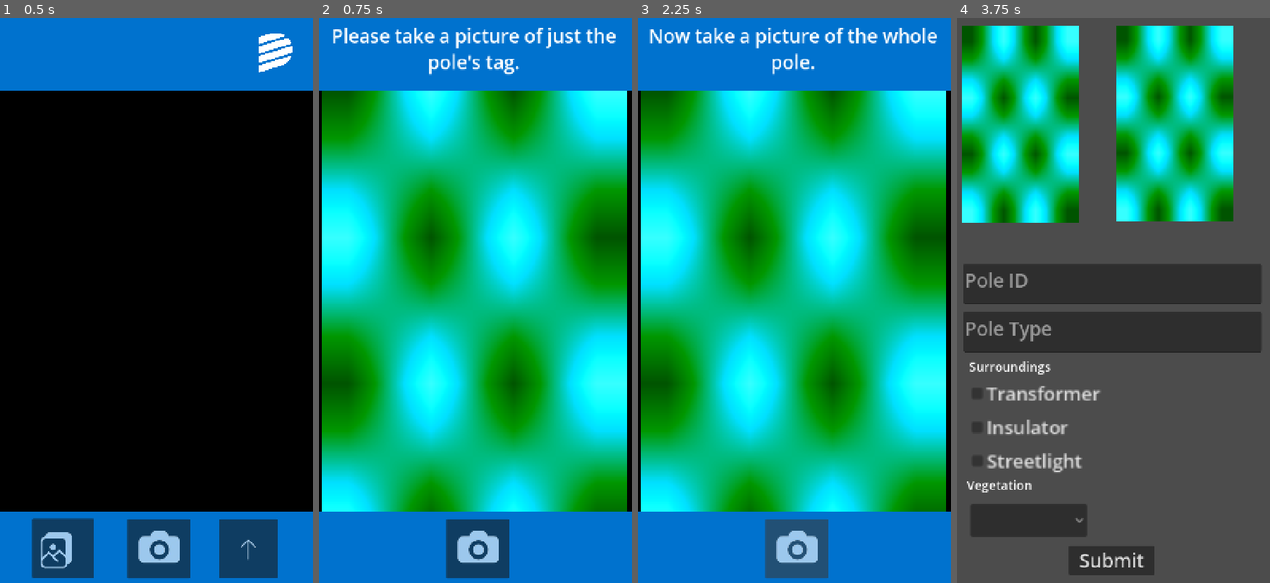
Above: before the commit, frames 1-4 (left to right).
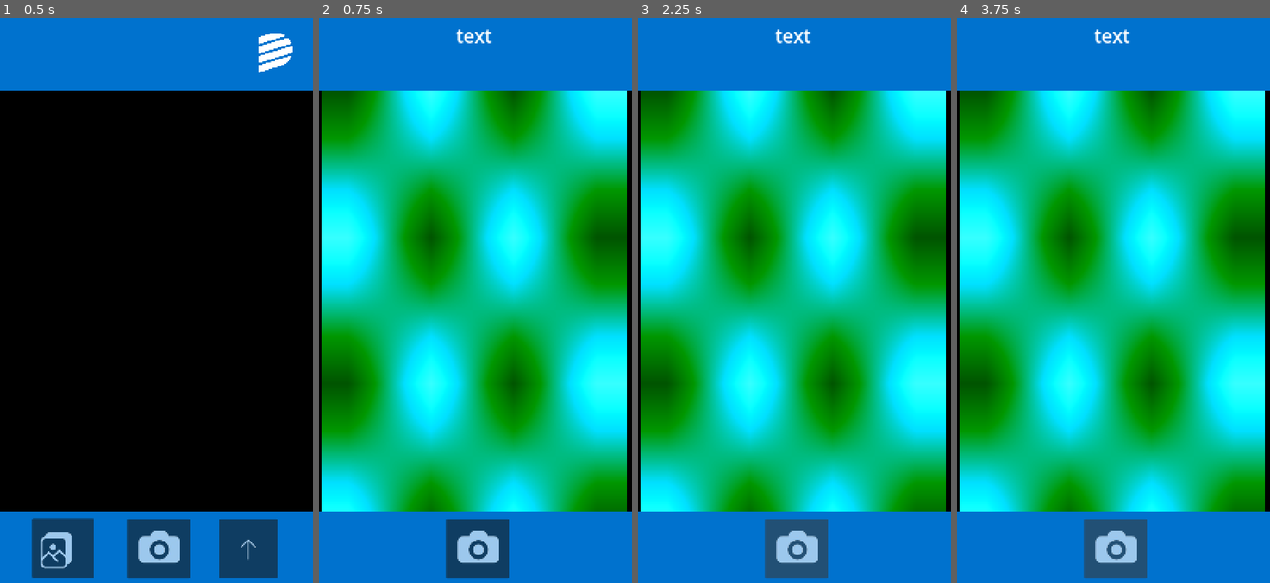
Above: after the commit, the same moments.

Repository: Marcuss2106/gridstorm-polepad-ai
Game: Godot game, scene res://screens/main.tscn
Same seed, same stepped clock (60 frames per second), same inputs: the game is played once before the commit and once after it. The engine's default icon, where the game draws it, is replaced by a stand-in: a white triangle on a blue panel in a dark square.
Inputs (mouse positions are in pixels of both pictures, inside the frame that each line leads up to):
- Up to frame 1 (0.5 s): no input
- Up to frame 2 (0.75 s): click (478, 549) at 0.5 s
- Up to frame 3 (2.25 s): click (700, 549) at 1.25 s; click (797, 549) at 2.02 s
- Up to frame 4 (3.75 s): click (1019, 549) at 2.75 s; click (1116, 549) at 3.52 s

Frame 1 is identical in both runs. In frame 2, 1.5% of the frame differs, in the area x 4-95%, y 1-11%; in frame 3, 1.4%; in frame 4, 97%, in the area x 0-100%, y 0-100%.
Error after the commit: Parse Error: Assigned value for constant "ANALYZE_URL" isn't a constant expression. (res://scripts/camera_ui.gd:6)

Commit message:
vibed boiler

Diff:
--- a/src/screens/form.tscn
+++ b/src/screens/form.tscn
@@ -97,13 +97,15 @@
 offset_right = 183.5
 offset_bottom = 1281.0
 scale = Vector2(2, 2)
-item_count = 3
+item_count = 4
 popup/item_0/text = "None"
 popup/item_0/id = 0
 popup/item_1/text = "Low"
 popup/item_1/id = 1
-popup/item_2/text = "High"
+popup/item_2/text = "Medium"
 popup/item_2/id = 2
+popup/item_3/text = "High"
+popup/item_3/id = 3
 
 [node name="RichTextLabel" type="RichTextLabel" parent="." unique_id=1392478215]
 layout_mode = 0
--- /dev/null
+++ b/src/screens/results.tscn
@@ -0,0 +1,115 @@
+[gd_scene format=3 uid="uid://results_scene_001"]
+
+[ext_resource type="Script" path="res://scripts/results.gd" id="1_results"]
+
+[node name="Results" type="Control" node_paths=PackedStringArray("annotated_image_rect", "pole_id_label", "pole_type_label", "components_label", "encroachment_label", "severity_label")]
+layout_mode = 3
+anchors_preset = 15
+anchor_right = 1.0
+anchor_bottom = 1.0
+grow_horizontal = 2
+grow_vertical = 2
+script = ExtResource("1_results")
+annotated_image_rect = NodePath("AnnotatedImage")
+pole_id_label = NodePath("InfoPanel/PoleIdLabel")
+pole_type_label = NodePath("InfoPanel/PoleTypeLabel")
+components_label = NodePath("InfoPanel/ComponentsLabel")
+encroachment_label = NodePath("InfoPanel/EncroachmentLabel")
+severity_label = NodePath("InfoPanel/SeverityLabel")
+
+[node name="BgRect" type="ColorRect" parent="."]
+layout_mode = 0
+offset_right = 840.0
+offset_bottom = 1456.0
+color = Color(0.15, 0.15, 0.15, 1)
+
+[node name="HeaderBar" type="ColorRect" parent="."]
+layout_mode = 0
+offset_right = 800.0
+offset_bottom = 90.0
+color = Color(0, 0.44705883, 0.80784315, 1)
+
+[node name="HeaderLabel" type="RichTextLabel" parent="."]
+layout_mode = 0
+offset_left = 16.0
+offset_top = 8.0
+offset_right = 784.0
+offset_bottom = 84.0
+theme_override_font_sizes/normal_font_size = 40
+bbcode_enabled = true
+text = "[center][b]AI Analysis Results[/b][/center]"
+
+[node name="AnnotatedImage" type="TextureRect" parent="."]
+layout_mode = 0
+offset_left = 8.0
+offset_top = 100.0
+offset_right = 792.0
+offset_bottom = 680.0
+expand_mode = 1
+stretch_mode = 5
+
+[node name="InfoPanel" type="VBoxContainer" parent="."]
+layout_mode = 0
+offset_left = 20.0
+offset_top = 694.0
+offset_right = 780.0
+offset_bottom = 1320.0
+theme_override_constants/separation = 24
+
+[node name="PoleIdLabel" type="RichTextLabel" parent="InfoPanel"]
+layout_mode = 2
+custom_minimum_size = Vector2(0, 60)
+theme_override_font_sizes/normal_font_size = 36
+bbcode_enabled = true
+fit_content = true
+text = "[b]Pole ID:[/b]  —"
+
+[node name="PoleTypeLabel" type="RichTextLabel" parent="InfoPanel"]
+layout_mode = 2
+custom_minimum_size = Vector2(0, 60)
+theme_override_font_sizes/normal_font_size = 36
+bbcode_enabled = true
+fit_content = true
+text = "[b]Pole Type:[/b]  —"
+
+[node name="ComponentsLabel" type="RichTextLabel" parent="InfoPanel"]
+layout_mode = 2
+custom_minimum_size = Vector2(0, 60)
+theme_override_font_sizes/normal_font_size = 36
+bbcode_enabled = true
+fit_content = true
+text = "[b]Components:[/b]  —"
+
+[node name="EncroachmentLabel" type="RichTextLabel" parent="InfoPanel"]
+layout_mode = 2
+custom_minimum_size = Vector2(0, 70)
+theme_override_font_sizes/normal_font_size = 38
+bbcode_enabled = true
+fit_content = true
+text = "—"
+
+[node name="SeverityLabel" type="RichTextLabel" parent="InfoPanel"]
+layout_mode = 2
+custom_minimum_size = Vector2(0, 60)
+theme_override_font_sizes/normal_font_size = 36
+bbcode_enabled = true
+fit_content = true
+text = "[b]Vegetation:[/b]  —"
+
+[node name="FooterBar" type="ColorRect" parent="."]
+layout_mode = 0
+offset_top = 1340.0
+offset_right = 800.0
+offset_bottom = 1440.0
+color = Color(0, 0.44705883, 0.80784315, 1)
+
+[node name="EditButton" type="Button" parent="."]
+layout_mode = 0
+offset_left = 200.0
+offset_top = 1355.0
+offset_right = 600.0
+offset_bottom = 1430.0
+theme_override_font_sizes/font_size = 40
+text = "Edit & Submit"
+
+[connection signal="pressed" from="EditButton" to="." method="_on_edit_button_pressed"]
--- a/src/scripts/camera_ui.gd
+++ b/src/scripts/camera_ui.gd
@@ -1,24 +1,110 @@
 extends Control
 
-@export var textlabel : RichTextLabel
-@export var subviewport : SubViewport
-var pic_count = 0
-var first_pic
-var second_pic
-const next_scene = preload("uid://y33a508r54up")
+# ── Set this to your dev machine's local IP before building ──────────────────
+const API_HOST    := "http://192.168.1.100"
+const API_PORT    := 8000
+const ANALYZE_URL := API_HOST + ":" + str(API_PORT) + "/analyze"
+
+@export var textlabel  : RichTextLabel
+@export var subviewport: SubViewport
+
+var pic_count  := 0
+var first_pic  : Image
+var second_pic : Image
+var _http      : HTTPRequest
+
 
 func _ready() -> void:
 	textlabel.text = "[center]Please take a picture of just the pole's tag."
+	_http = HTTPRequest.new()
+	add_child(_http)
+	_http.request_completed.connect(_on_request_completed)
+
 
 func _on_camera_button_pressed() -> void:
-	var img = subviewport.get_texture().get_image()
+	var img : Image = subviewport.get_texture().get_image()
 	img.save_png("res://data/temp.png")
 	pic_count += 1
+
 	if pic_count == 1:
 		first_pic = img
 		textlabel.text = "[center]Now take a picture of the whole pole."
+
 	elif pic_count == 2:
 		second_pic = img
 		GlobalData.pole_data = PoleData.create_from_pics([first_pic, second_pic])
-		get_tree().root.add_child(next_scene.instantiate())
-		queue_free()
+		_send_to_api(first_pic, second_pic)
+
+
+func _send_to_api(plate_img: Image, pole_img: Image) -> void:
+	textlabel.text = "[center]Analyzing... please wait."
+	_set_button_enabled(false)
+
+	# Encode both images as PNG bytes then base64
+	var plate_b64 : String = Marshalls.raw_to_base64(plate_img.save_png_to_buffer())
+	var pole_b64  : String = Marshalls.raw_to_base64(pole_img.save_png_to_buffer())
+
+	var body    : String            = JSON.stringify({"plate_image_b64": plate_b64, "pole_image_b64": pole_b64})
+	var headers : PackedStringArray = ["Content-Type: application/json"]
+
+	var err : int = _http.request(ANALYZE_URL, headers, HTTPClient.METHOD_POST, body)
+	if err != OK:
+		_show_error("Could not connect to AI server (error %d).\nCheck that the server is running and API_HOST is correct." % err)
+
+
+func _on_request_completed(
+	result       : int,
+	response_code: int,
+	_headers     : PackedStringArray,
+	body         : PackedByteArray,
+) -> void:
+	if result != HTTPRequest.RESULT_SUCCESS or response_code != 200:
+		_show_error("Server returned an error (HTTP %d). Check the server logs." % response_code)
+		return
+
+	var data : Variant = JSON.parse_string(body.get_string_from_utf8())
+	if data == null or not data is Dictionary:
+		_show_error("Could not parse server response.")
+		return
+
+	var pd : PoleData = GlobalData.pole_data
+
+	# Populate standard form fields from AI results so the form is pre-filled
+	pd.poleID      = data.get("pole_id",  "")
+	pd.poleType    = data.get("pole_type", "")
+	pd.vegetation  = data.get("vegetation_severity", 0)
+	pd.surroundings = []
+	for comp in data.get("detected_components", []):
+		pd.surroundings.append(str(comp))
+
+	# AI-specific fields
+	pd.ai_pole_type    = data.get("pole_type", "")
+	pd.ai_encroachment = data.get("encroachment", false)
+	pd.ai_components   = []
+	for comp in data.get("detected_components", []):
+		pd.ai_components.append(str(comp))
+
+	# Decode annotated image
+	var b64 : String = data.get("annotated_image_b64", "")
+	if b64 != "":
+		var jpeg_bytes : PackedByteArray = Marshalls.base64_to_raw(b64)
+		var annotated  : Image           = Image.new()
+		if annotated.load_jpg_from_buffer(jpeg_bytes) == OK:
+			pd.ai_annotated_image = annotated
+
+	# Navigate to the results screen
+	var results_scene = load("res://screens/results.tscn")
+	get_tree().root.add_child(results_scene.instantiate())
+	queue_free()
+
+
+func _show_error(msg: String) -> void:
+	textlabel.text = "[center][color=red]" + msg + "[/color]\n\nTap to retry."
+	_set_button_enabled(true)
+	pic_count = 1  # let the user retake the second photo
+
+
+func _set_button_enabled(enabled: bool) -> void:
+	var btn : Button = get_node_or_null("CameraButton")
+	if btn:
+		btn.disabled = not enabled
--- a/src/scripts/form.gd
+++ b/src/scripts/form.gd
@@ -31,7 +31,7 @@
 
 func update_data():
 	pole_data.poleID = id_text.text
-	pole_data.poleType = pole_data.poleType
+	pole_data.poleType = type_text.text
 	pole_data.surroundings = []
 	if transformer_box.button_pressed:
 		pole_data.surroundings.append("transformer")
--- a/src/scripts/pole_data.gd
+++ b/src/scripts/pole_data.gd
@@ -6,6 +6,12 @@
 @export var poleType : String
 @export var surroundings : Array[String]
 @export var vegetation : int
+
+# AI result fields — populated by the backend after photo submission
+@export var ai_pole_type : String
+@export var ai_components : Array[String]
+@export var ai_encroachment : bool
+@export var ai_annotated_image : Image
 
 static func create_empty_pole() -> PoleData:
 	var p = PoleData.new()
@@ -16,6 +22,11 @@
 	var emptystrings : Array[String] = []
 	p.surroundings = emptystrings
 	p.vegetation = -1
+	p.ai_pole_type = ""
+	var empty_ai_components : Array[String] = []
+	p.ai_components = empty_ai_components
+	p.ai_encroachment = false
+	p.ai_annotated_image = null
 	return p
 
 static func create_from_pics(pics:Array[Image]) -> PoleData:
--- /dev/null
+++ b/src/scripts/results.gd
@@ -0,0 +1,54 @@
+extends Control
+
+@export var annotated_image_rect : TextureRect
+@export var pole_id_label        : RichTextLabel
+@export var pole_type_label      : RichTextLabel
+@export var components_label     : RichTextLabel
+@export var encroachment_label   : RichTextLabel
+@export var severity_label       : RichTextLabel
+
+const SEVERITY_NAMES := ["None", "Low", "Medium", "High"]
+
+const form_scene = preload("uid://y33a508r54up")
+
+
+func _ready() -> void:
+	var pd : PoleData = GlobalData.pole_data
+	if pd == null:
+		return
+
+	# Annotated image
+	if pd.ai_annotated_image != null:
+		annotated_image_rect.texture = ImageTexture.create_from_image(pd.ai_annotated_image)
+
+	# Pole ID
+	var id_text : String = pd.poleID if pd.poleID != "" else "(not detected)"
+	pole_id_label.text = "[b]Pole ID:[/b]  " + id_text
+
+	# Pole type
+	var type_text : String = pd.ai_pole_type if pd.ai_pole_type != "" else "(unknown)"
+	pole_type_label.text = "[b]Pole Type:[/b]  " + type_text.capitalize()
+
+	# Components
+	var comps : String
+	if pd.ai_components.is_empty():
+		comps = "(none detected)"
+	else:
+		comps = ", ".join(pd.ai_components.map(func(c): return c.capitalize()))
+	components_label.text = "[b]Components:[/b]  " + comps
+
+	# Encroachment badge
+	if pd.ai_encroachment:
+		encroachment_label.text = "[color=#e03030][b]⚠ ENCROACHMENT DETECTED[/b][/color]"
+	else:
+		encroachment_label.text = "[color=#30a030][b]✔ No Encroachment[/b][/color]"
+
+	# Vegetation severity
+	var sev_idx  : int    = clampi(pd.vegetation, 0, SEVERITY_NAMES.size() - 1)
+	var sev_name : String = SEVERITY_NAMES[sev_idx]
+	severity_label.text = "[b]Vegetation:[/b]  " + sev_name
+
+
+func _on_edit_button_pressed() -> void:
+	get_tree().root.add_child(form_scene.instantiate())
+	queue_free()
Not shown, added: model/api.py
Not shown, added: model/inference.py
Not shown, changed: model/requirements.txt
